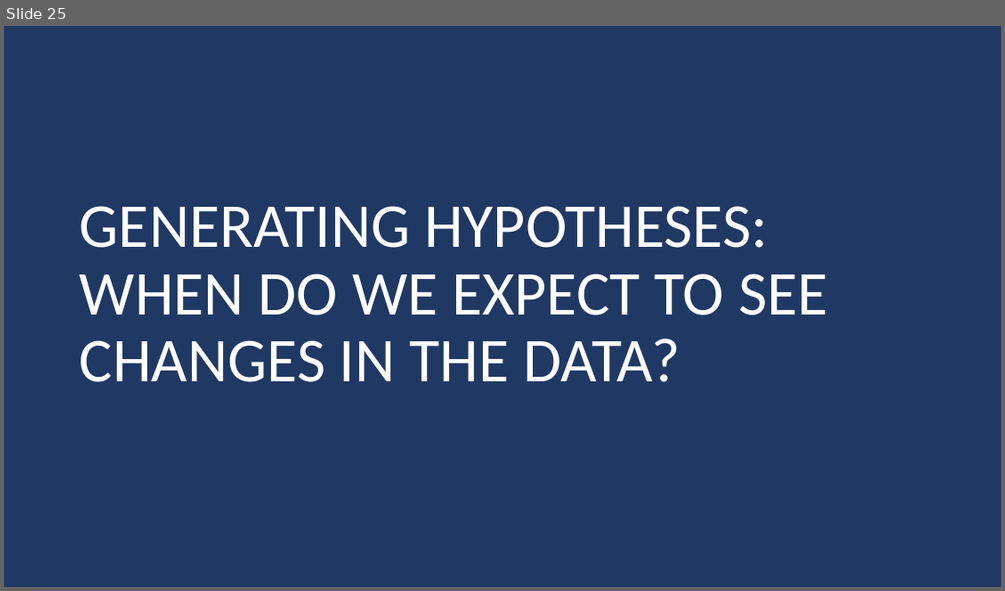
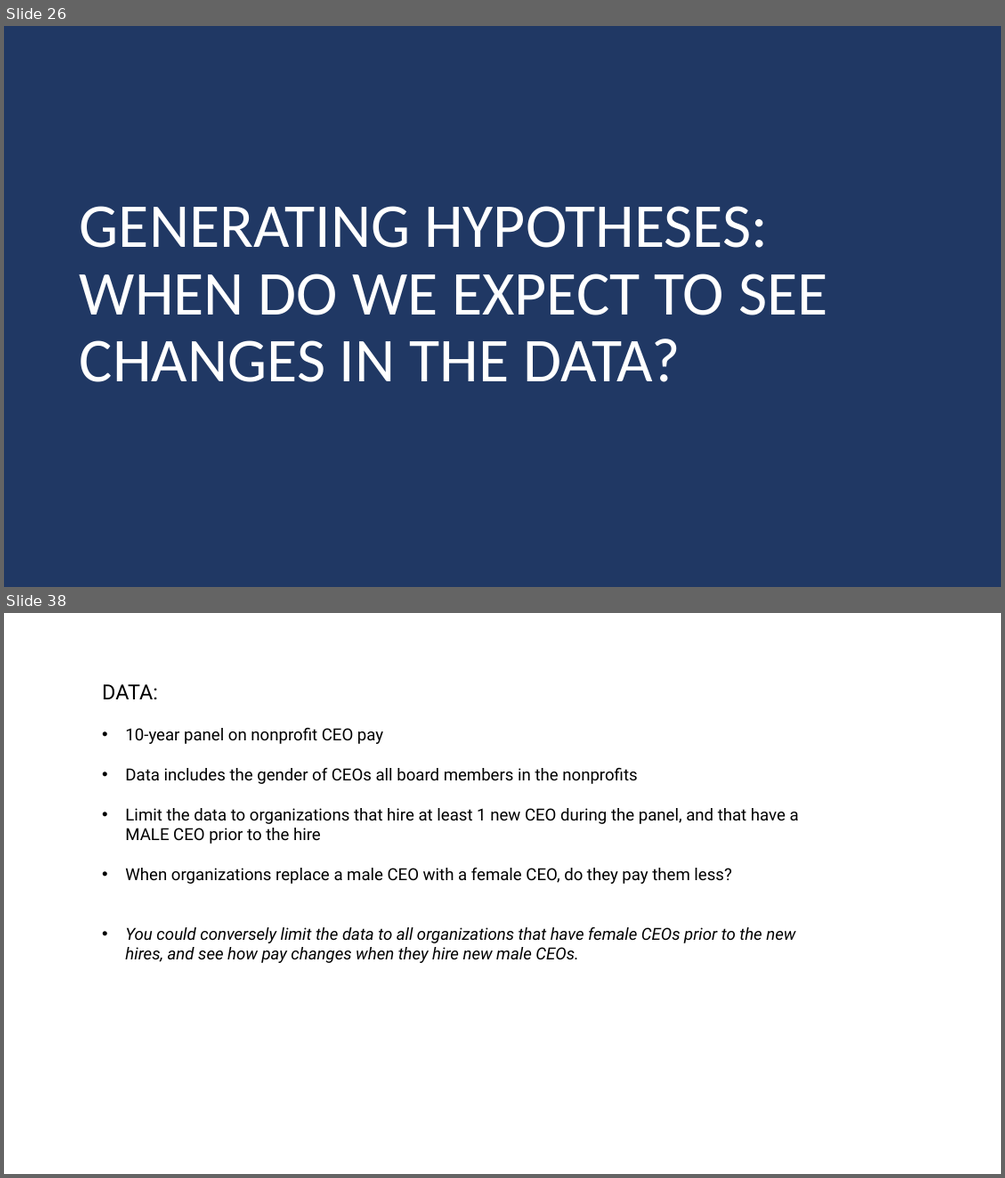
Before and after one commit to DS4PS/cpp-524-sum-2020, a slide deck: lectures/p-04-diagram-your-research-design.pptx. Shown one above the other, each under a label of ours: slide 25 before the commit, slides 26 and 38 after it; the slides between them are not shown. The pictures are 1005x591 and 1005x1178 pixels, drawn with LibreOffice and Linux fonts; fonts in the diff are those of the drawing. Boxes give left, top, right and bottom in pixels: in the first picture for what was removed or moved away, otherwise in the second. Text is boxed around its words. In the diff, an @@ line names an element or a change of style, - is before the commit and + after.

```diff
--- a/lectures/p-04-diagram-your-research-design.pptx
+++ b/lectures/p-04-diagram-your-research-design.pptx
@@ slide 38 added at [4,613,1001,1174], background #FFFFFF @@
@@ text added at [102,684,799,963], 16 pt, text #000000 @@
+DATA:
+• 10-year panel on nonprofit CEO pay
+• Data includes the gender of CEOs all board members in the nonprofits
+• Limit the data to organizations that hire at least 1 new CEO during the panel, and that have a MALE CEO prior to the hire
+• When organizations replace a male CEO with a female CEO, do they pay them less?
+• You could conversely limit the data to all organizations that have female CEOs prior to the new hires, and see how pay changes when they hire new male CEOs.
@@ what was slide 25 is now slide 26 @@
```
Also in this commit, not shown: 6 slides changed, 11 other slides added.
